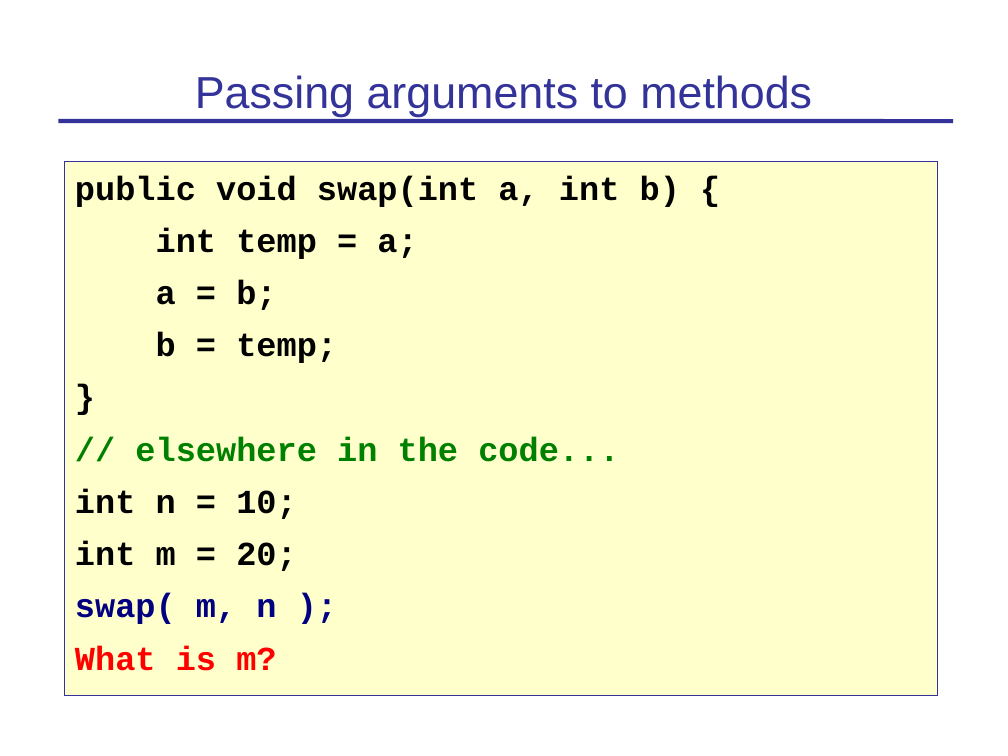
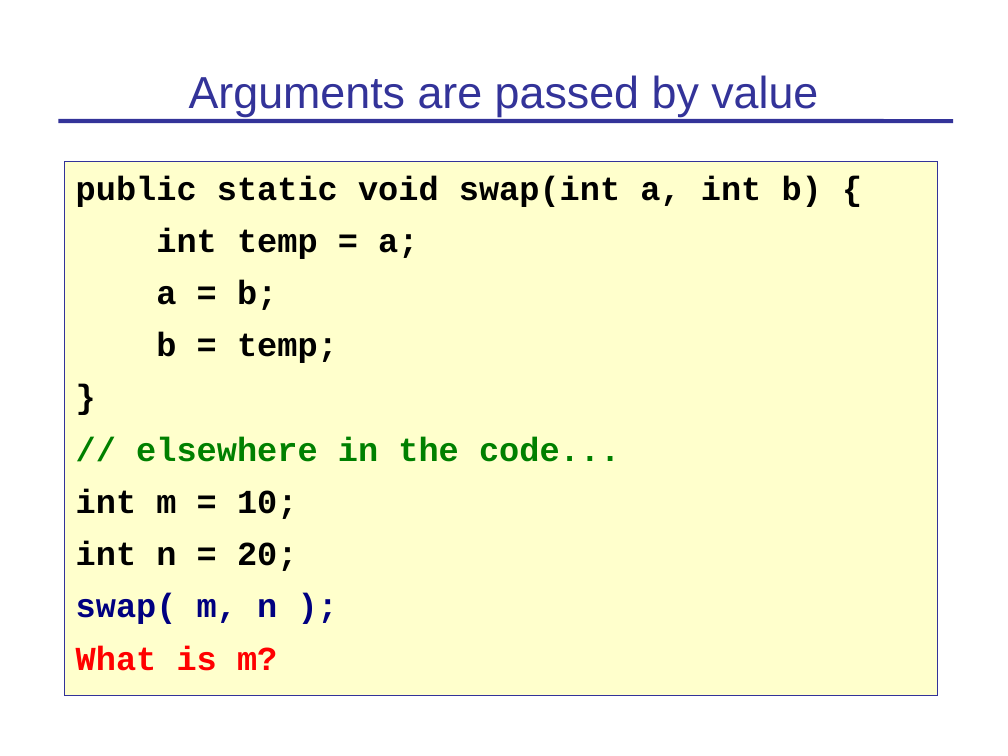
Before and after one commit to skeoop/skeoop.github.io, a slide deck: slide 25 of week1/1-Review of Java.ppt (slide 22 before the commit). Drawn at 1008x756 pixels with LibreOffice and Linux fonts; fonts in the diff are those of the drawing. Boxes give left, top, right and bottom in pixels: in the first picture for what was removed or moved away, otherwise in the second. Text is boxed around its words. In the diff, an @@ line names an element or a change of style, - is before the commit and + after.

```diff
--- a/week1/1-Review of Java.ppt
+++ b/week1/1-Review of Java.ppt
@@ title at (189, 75, 818, 117): text changed @@
-Passing arguments to methods
+Arguments are passed by value
@@ text at (76, 175, 822, 207): text changed @@
-public void swap(int a, int b) {
+public static void swap(int a, int b) {
@@ text at (76, 227, 620, 671): indent changed @@
@@ text at (76, 488, 298, 571): text changed @@
-int n = 10;
-int m = 20;
+int m = 10;
+int n = 20;
```
Also in this commit, not shown: 22 other slides changed, 5 slides added, 8 slides removed, 7 other files.
